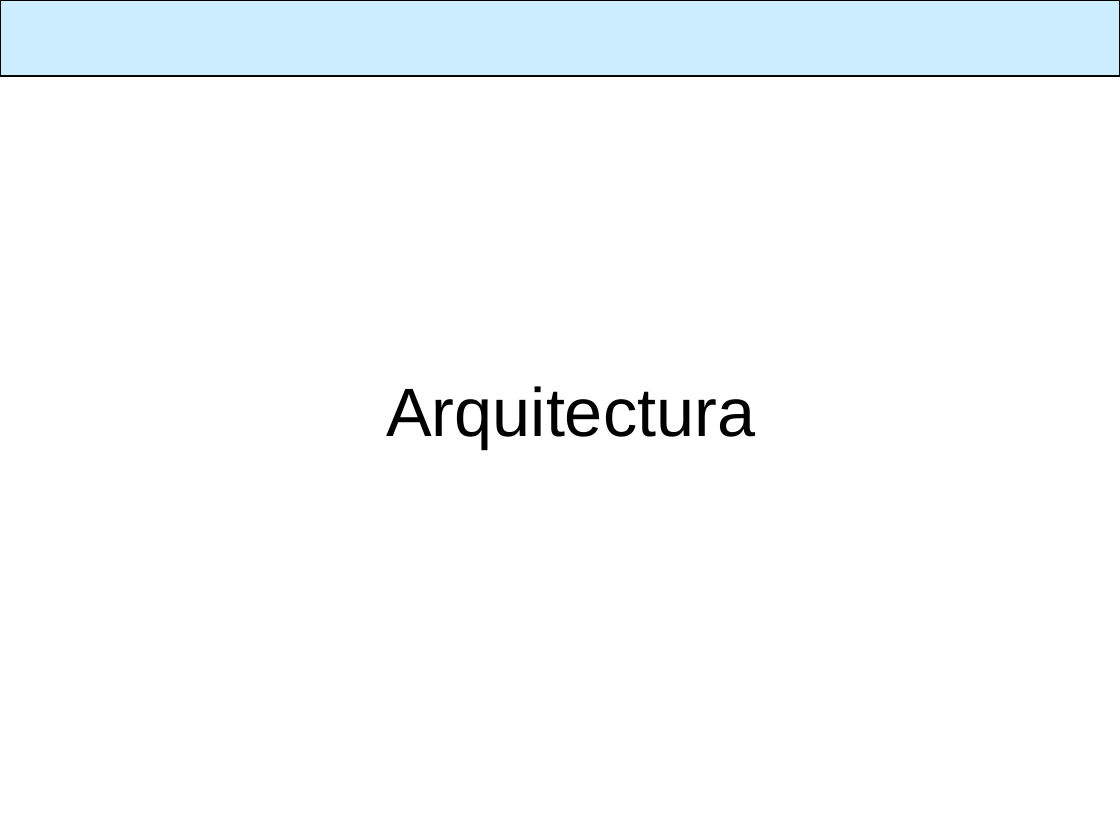
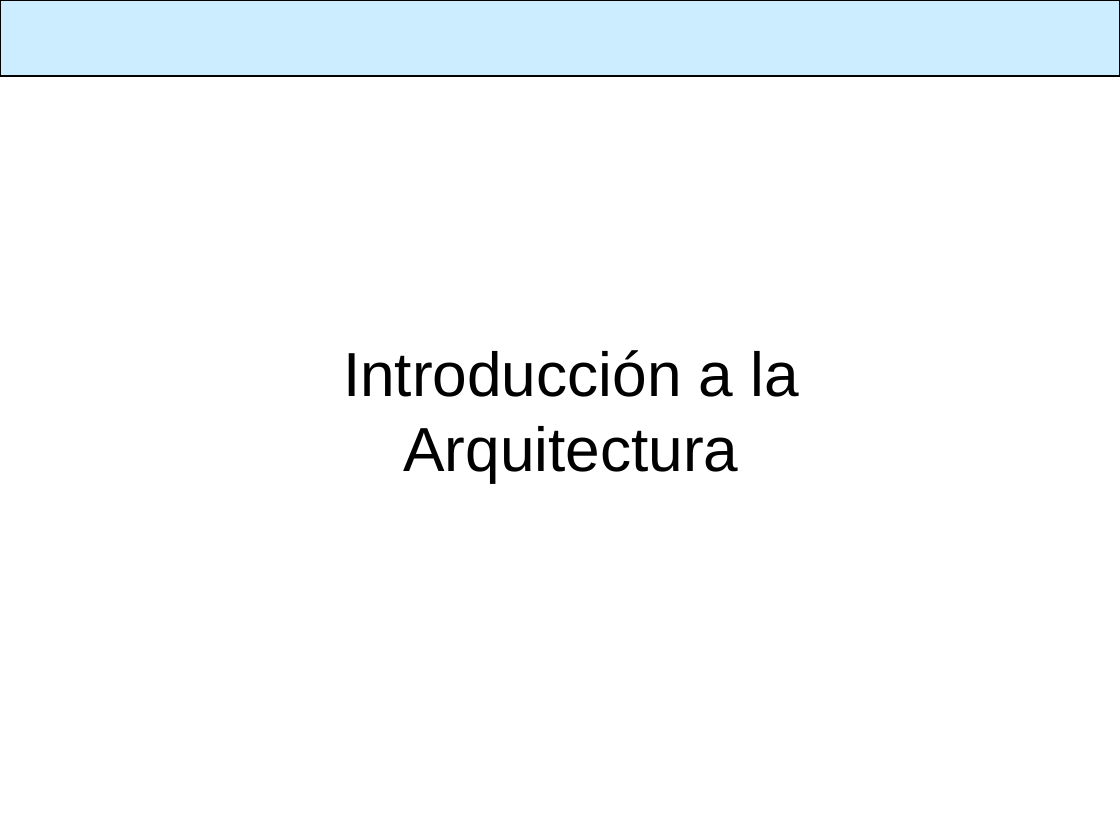
Before and after one commit to SIU-Toba/framework, a slide deck: slide 7 of doc/presentacion/1er Comite Usuarios.ppt. Drawn at 1120x840 pixels with LibreOffice and Linux fonts; fonts in the diff are those of the drawing; background and template pictures are left out. Boxes give left, top, right and bottom in pixels: in the first picture for what was removed or moved away, otherwise in the second. Text is boxed around its words. In the diff, an @@ line names an element or a change of style, - is before the commit and + after.

```diff
--- a/doc/presentacion/1er Comite Usuarios.ppt
+++ b/doc/presentacion/1er Comite Usuarios.ppt
@@ title at (343, 350, 799, 482): text changed; size 44 to 40 pt @@
-Arquitectura
+Introducción a la
+Arquitectura
```
Also in this commit, not shown: 7 other slides changed, 2 slides added, 2 slides removed.
